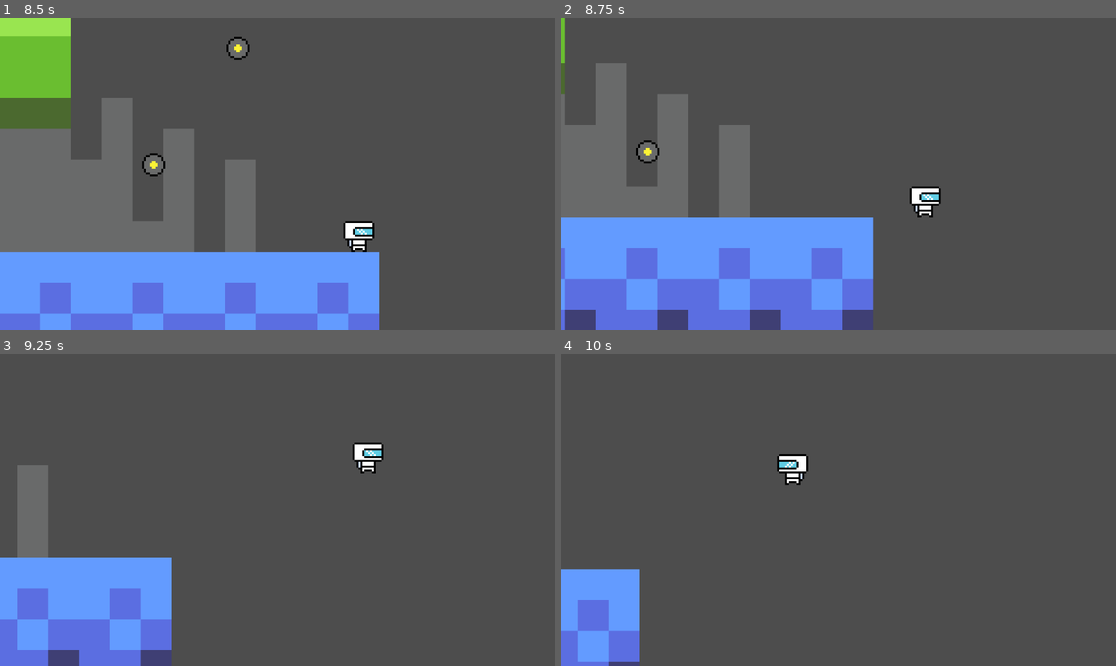
Above: before the commit, frames 1-4 (two rows, left to right).
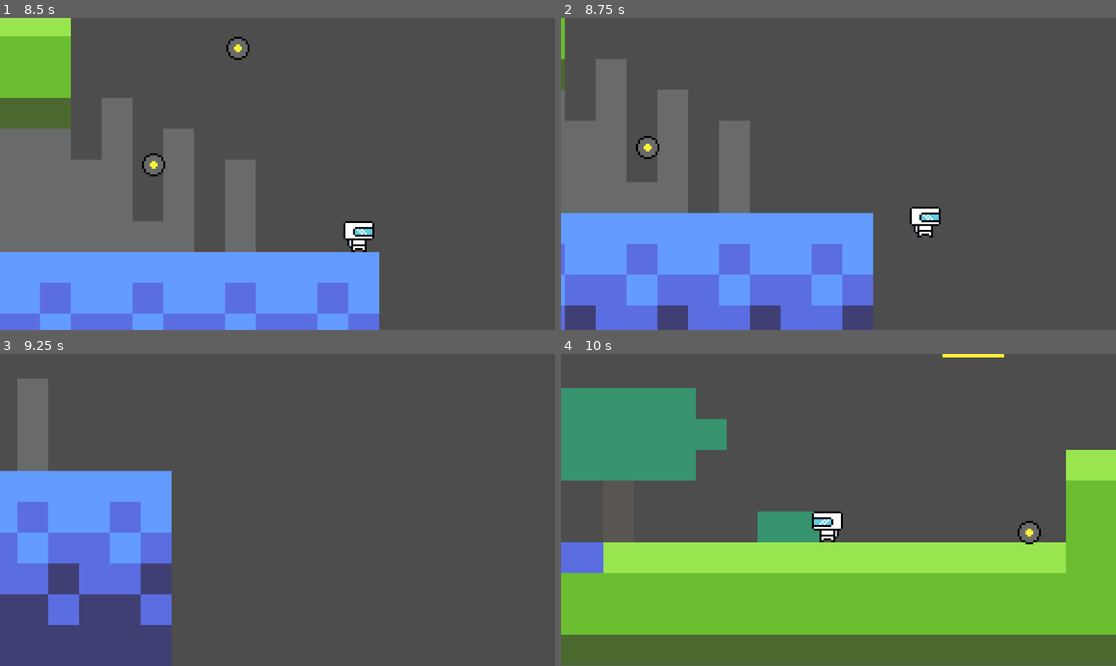
Above: after the commit, the same moments.

Repository: CookieRA9001/SI_motroidvenia
Game: Godot game, scene res://sceans/TestLevel.tscn
Two runs of this game, one before a commit and one after it. Both use one fixed random seed, a clock stepped at 60 frames per second and the inputs below.
Inputs:
- Up to frame 1 (8.5 s): hold D (move_right) 0.53-2.03 s; tap E (swap) every 1.5 s from 0.6 to 8.1 s; tap Space (jump) at 0.77, 1.52, 3.02, 3.77, 4.52, 6.02, 6.77, 7.52 s; tap Q (throw) every 1.5 s from 1.35 to 7.35 s; hold A (move_left) 2.03-2.78 s; hold D (move_right) 2.78-4.28 s; hold A (move_left) 4.28-5.03 s; hold D (move_right) 5.03-5.78 s; hold A (move_left) 5.78-7.28 s; hold D (move_right) from 7.28 s (still down)
- Up to frame 2 (8.75 s): keep holding D (move_right)
- Up to frame 3 (9.25 s): keep holding D (move_right); tap Q (throw) at 8.85 s; tap Space (jump) at 9.02 s
- Up to frame 4 (10 s): release D (move_right) at 9.53 s; hold A (move_left) from 9.53 s (still down); tap E (swap) at 9.6 s; tap Space (jump) at 9.77 s

Frame 1 is identical in both runs. In frame 2, 3.9% of the frame differs, in the area x 0-69%, y 13-94%; in frame 3, 20%; in frame 4, 52%, in the area x 0-100%, y 0-100%.

Commit message:
modified:   sceans/TestLevel.tscn 	new file:   sceans/kill_zone.tscn 	new file:   scripts/kill_zone.gd

Diff:
--- a/sceans/TestLevel.tscn
+++ b/sceans/TestLevel.tscn
@@ -1,8 +1,9 @@
-[gd_scene load_steps=7 format=3 uid="uid://dmb6dhip5k0im"]
+[gd_scene load_steps=9 format=3 uid="uid://dmb6dhip5k0im"]
 
 [ext_resource type="Texture2D" uid="uid://dpct5rw8o7h8n" path="res://assets/devart-spritesheet.png" id="1_02e78"]
 [ext_resource type="PackedScene" uid="uid://cn1ekgvxk3vpw" path="res://sceans/player.tscn" id="2_ixtsi"]
 [ext_resource type="PackedScene" uid="uid://7hxhebt7dcb0" path="res://sceans/friendly_ally.tscn" id="3_sfy7y"]
+[ext_resource type="PackedScene" uid="uid://dbpn0r8q4h5q6" path="res://sceans/kill_zone.tscn" id="4_7wdsl"]
 
 [sub_resource type="TileSetAtlasSource" id="TileSetAtlasSource_qil2c"]
 texture = ExtResource("1_02e78")
@@ -113,6 +114,8 @@
 
 [sub_resource type="WorldBoundaryShape2D" id="WorldBoundaryShape2D_y28kg"]
 
+[sub_resource type="WorldBoundaryShape2D" id="WorldBoundaryShape2D_buseq"]
+
 [node name="Game" type="Node2D"]
 
 [node name="TileMap" type="TileMap" parent="."]
@@ -125,6 +128,8 @@
 [node name="Camera2D" type="Camera2D" parent="Player"]
 position = Vector2(0, -7)
 zoom = Vector2(4, 4)
+limit_bottom = 210
+limit_smoothed = true
 position_smoothing_enabled = true
 position_smoothing_speed = 3.0
 
@@ -133,9 +138,16 @@
 
 [node name="CollisionShape2D" type="CollisionShape2D" parent="StaticBody2D"]
 shape = SubResource("WorldBoundaryShape2D_y28kg")
+disabled = true
 
 [node name="Friendly" parent="." instance=ExtResource("3_sfy7y")]
 position = Vector2(93, 16)
 
 [node name="Friendly2" parent="." instance=ExtResource("3_sfy7y")]
 position = Vector2(179, -32)
+
+[node name="KillZone" parent="." instance=ExtResource("4_7wdsl")]
+position = Vector2(1, 224)
+
+[node name="CollisionShape2D" type="CollisionShape2D" parent="KillZone"]
+shape = SubResource("WorldBoundaryShape2D_buseq")
--- /dev/null
+++ b/sceans/kill_zone.tscn
@@ -0,0 +1,14 @@
+[gd_scene load_steps=2 format=3 uid="uid://dbpn0r8q4h5q6"]
+
+[ext_resource type="Script" path="res://scripts/kill_zone.gd" id="1_wo4rf"]
+
+[node name="KillZone" type="Area2D"]
+collision_mask = 2
+script = ExtResource("1_wo4rf")
+
+[node name="Timer" type="Timer" parent="."]
+wait_time = 0.6
+one_shot = true
+
+[connection signal="body_entered" from="." to="." method="_on_body_entered"]
+[connection signal="timeout" from="Timer" to="." method="_on_timer_timeout"]
--- /dev/null
+++ b/scripts/kill_zone.gd
@@ -0,0 +1,11 @@
+extends Area2D
+
+@onready var timer = $Timer
+
+func _on_body_entered(body):
+	print("You died!")
+	timer.start()
+
+
+func _on_timer_timeout():
+	get_tree().reload_current_scene()
